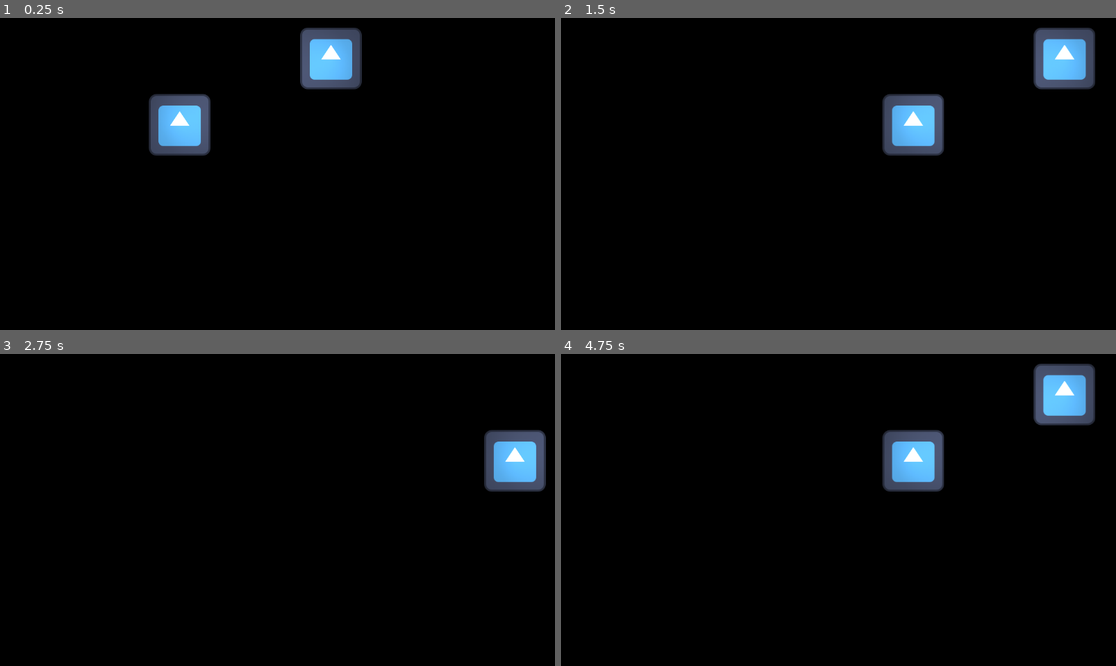
Above: before the commit, frames 1-4 (two rows, left to right).
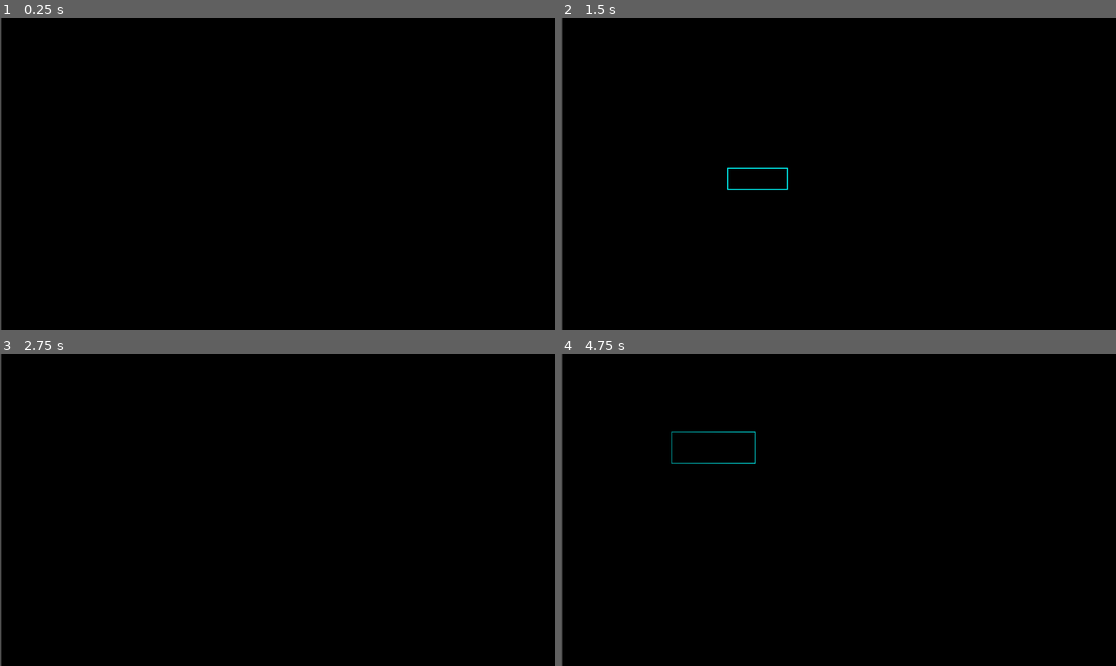
Above: after the commit, the same moments.

Repository: colmmurphyxyz/CS3305-2024-Team-2
Game: Godot game, scene res://game.tscn
The game is run twice, just before and just after one commit, with the same random seed, the same clock (stepped at 60 frames per second) and the same inputs. Before the commit the project starts from res://FogOfWar/scenes/game.tscn. The engine's default icon, where the game draws it, is replaced by a stand-in: a white triangle on a blue panel in a dark square.
Inputs (mouse positions are in pixels of both pictures, inside the frame that each line leads up to):
- Up to frame 1 (0.25 s): no input
- Up to frame 2 (1.5 s): tap Enter at 0.5 s; move the mouse to (960, 158) at 0.52 s; hold D (right) 0.53-1.25 s; click (960, 158) at 0.67 s; drag from (727, 189) to (905, 124) at 1.27 s
- Up to frame 3 (2.75 s): move the mouse to (333, 441) at 2.02 s; hold D (right) from 2.03 s (still down); click (333, 441) at 2.17 s
- Up to frame 4 (4.75 s): release D (right) at 2.75 s; drag from (810, 572) to (672, 463) at 2.77 s; move the mouse to (1005, 556) at 3.52 s; hold A (left) 3.53-4.25 s; click (1005, 556) at 3.67 s; drag from (672, 463) to (755, 432) at 4.27 s

The runs differ from the first frame. In frame 1, 4.6% of the frame differs, in the area x 0-66%, y 0-100%; in frame 2, 4.7%; in frame 3, 2.4%; in frame 4, 4.8%, in the area x 0-97%, y 0-100%.

Commit message:
Add main game scene and using sub systems
This should clear up how to use scenes a little bit, I write the logic in one scene and bring it into the main scene and let it work.

I also adjusted file names and cleaned up no longer needed demos

Diff:
--- /dev/null
+++ b/FogOfWar/scenes/FogSystem.tscn
@@ -0,0 +1,18 @@
+[gd_scene load_steps=4 format=3 uid="uid://jopvmc1r5vq1"]
+
+[ext_resource type="Script" path="res://FogOfWar/scripts/fog_of_war.gd" id="1_0jfh1"]
+[ext_resource type="Texture2D" uid="uid://cy80ae1mjb3f3" path="res://Assets/Light.png" id="4_h7eus"]
+
+[sub_resource type="CanvasItemMaterial" id="CanvasItemMaterial_hd4fs"]
+blend_mode = 3
+
+[node name="FogOfWar" type="Node2D"]
+script = ExtResource("1_0jfh1")
+
+[node name="fog" type="Sprite2D" parent="."]
+material = SubResource("CanvasItemMaterial_hd4fs")
+texture = ExtResource("4_h7eus")
+centered = false
+
+[node name="CanvasModulate" type="CanvasModulate" parent="."]
+color = Color(0.341176, 0.341176, 0.341176, 1)
--- a/FogOfWar/scenes/game.tscn
+++ /dev/null
@@ -1,47 +0,0 @@
-[gd_scene load_steps=6 format=3 uid="uid://jopvmc1r5vq1"]
-
-[ext_resource type="Script" path="res://FogOfWar/scripts/game.gd" id="1_0jfh1"]
-[ext_resource type="PackedScene" uid="uid://bnfq0vicquvnj" path="res://FogOfWar/scenes/player.tscn" id="2_cftim"]
-[ext_resource type="Texture2D" uid="uid://cy80ae1mjb3f3" path="res://Assets/Light.png" id="4_h7eus"]
-
-[sub_resource type="GDScript" id="GDScript_vteno"]
-script/source = "extends Node2D
-@export var width:int
-@export var height:int
-
-# Called when the node enters the scene tree for the first time.
-func _ready():
-	pass
-
-# Called every frame. 'delta' is the elapsed time since the previous frame.
-func _process(delta):
-	pass
-"
-
-[sub_resource type="CanvasItemMaterial" id="CanvasItemMaterial_hd4fs"]
-blend_mode = 3
-
-[node name="game" type="Node2D"]
-script = SubResource("GDScript_vteno")
-
-[node name="FogOfWar" type="Node2D" parent="." node_paths=PackedStringArray("fog", "Player")]
-script = ExtResource("1_0jfh1")
-fog = NodePath("../fog")
-LightTexture = ExtResource("4_h7eus")
-Player = NodePath("../Player")
-
-[node name="fog" type="Sprite2D" parent="."]
-material = SubResource("CanvasItemMaterial_hd4fs")
-texture = ExtResource("4_h7eus")
-centered = false
-
-[node name="CanvasModulate" type="CanvasModulate" parent="."]
-color = Color(0.341176, 0.341176, 0.341176, 1)
-
-[node name="Player" parent="." instance=ExtResource("2_cftim")]
-position = Vector2(373, 222)
-detectionRadiusSize = 3
-
-[node name="Player2" parent="." instance=ExtResource("2_cftim")]
-position = Vector2(687, 84)
-detectionRadiusSize = 3
--- a/FogOfWar/scenes/player.tscn
+++ /dev/null
@@ -1,28 +0,0 @@
-[gd_scene load_steps=6 format=3 uid="uid://bnfq0vicquvnj"]
-
-[ext_resource type="Script" path="res://FogOfWar/scripts/player.gd" id="1_8eq3d"]
-[ext_resource type="Texture2D" uid="uid://c1ebte16oy5lt" path="res://Assets/icon.svg" id="1_inl1d"]
-[ext_resource type="Texture2D" uid="uid://cun0gn6xpgacw" path="res://Assets/pointLightTexture.webp" id="3_xtcc5"]
-
-[sub_resource type="RectangleShape2D" id="RectangleShape2D_fv5du"]
-size = Vector2(113, 117)
-
-[sub_resource type="CircleShape2D" id="CircleShape2D_uy6hp"]
-
-[node name="CharacterBody2D" type="CharacterBody2D"]
-script = ExtResource("1_8eq3d")
-
-[node name="Sprite2D" type="Sprite2D" parent="."]
-texture = ExtResource("1_inl1d")
-
-[node name="CollisionShape2D" type="CollisionShape2D" parent="."]
-position = Vector2(0.5, -0.5)
-shape = SubResource("RectangleShape2D_fv5du")
-
-[node name="DetectionRadius" type="Area2D" parent="."]
-
-[node name="CollisionShape2D" type="CollisionShape2D" parent="DetectionRadius"]
-shape = SubResource("CircleShape2D_uy6hp")
-
-[node name="Light" type="PointLight2D" parent="."]
-texture = ExtResource("3_xtcc5")
--- a/FogOfWar/scripts/fog.gd
+++ /dev/null
@@ -1,11 +0,0 @@
-extends Sprite2D
-
-
-# Called when the node enters the scene tree for the first time.
-func _ready():
-	self_modulate.a=0.5
-
-
-# Called every frame. 'delta' is the elapsed time since the previous frame.
-func _process(delta):
-	self_modulate.a=0.5
--- a/FogOfWar/scripts/game.gd
+++ b/FogOfWar/scripts/fog_of_war.gd
@@ -1,9 +1,10 @@
 extends Node2D
 @onready var fogWidth =  get_tree().get_root().get_size().x*2
 @onready var fogHeight =  get_tree().get_root().get_size().y*2
+@onready var fog: Sprite2D = get_node("fog")
 # exports for editor
-@export var fog: Sprite2D
-@export var LightTexture: CompressedTexture2D
+
+@export var LightTexture: CompressedTexture2D = load("res://Assets/Light.png")
 @export var lightWidth = 300
 @export var lightHeight = 300
 @export var Player: CharacterBody2D
@@ -30,11 +31,6 @@
 	fogTexture = ImageTexture.create_from_image(fogImage)
 	fog.texture = fogTexture
 
-  # get Rect2 from our Image to use it with .blend_rect() later
-
-  # update fog once or player will be under fog until you start move
-	update_fog(Player.position)
-
 
 # update our fog
 func update_fog(pos):
@@ -48,11 +44,10 @@
 # if debounce is not ready.
 func _process(delta):
 	for unit in get_tree().get_nodes_in_group("Units"):
-		var light_radius = unit.detectionRadiusSize*180
+		var light_radius = unit.visible_radius_size*180
 		lightImage.resize(light_radius, light_radius)
 		light_offset = Vector2(light_radius/2, light_radius/2)
 		light_rect = Rect2(Vector2.ZERO, lightImage.get_size())
-		print(unit.detectionRadiusSize,unit.name)
 		update_fog(unit.position)
 
 ### If you want to stick to mouse
--- a/FogOfWar/scripts/player.gd
+++ /dev/null
@@ -1,22 +0,0 @@
-extends CharacterBody2D
-
-@export var speed = 500
-@export var acceleration = 0.4
-@export var detectionRadiusSize = 5
-
-@onready var light: PointLight2D = $Light
-@onready var detectionRadius: Area2D = $DetectionRadius
-
-func _ready():
-	add_to_group("Units")
-	light.scale=Vector2(detectionRadiusSize,detectionRadiusSize)
-	detectionRadius.scale=Vector2(detectionRadiusSize,detectionRadiusSize)
-func get_input():
-	var vertical = Input.get_axis("up", "down")
-	var horizontal = Input.get_axis("left", "right")
-	return Vector2(horizontal, vertical)
-
-func _physics_process(_delta):
-	var direction = get_input()
-	velocity = velocity.lerp(direction.normalized() * speed, acceleration)
-	move_and_slide()
--- a/Selection/scenes/SelectionDemo.tscn
+++ /dev/null
@@ -1,23 +0,0 @@
-[gd_scene load_steps=4 format=3 uid="uid://bf1kmuuj5cuuc"]
-
-[ext_resource type="Script" path="res://Selection/scripts/SelectionDemo.gd" id="1_yjdct"]
-[ext_resource type="PackedScene" uid="uid://d1ewf686c7o4s" path="res://Selection/scenes/Unit.tscn" id="2_k1co6"]
-[ext_resource type="Script" path="res://Selection/scripts/SelectDraw.gd" id="3_l63b4"]
-
-[node name="SelectionDemo" type="Node2D"]
-script = ExtResource("1_yjdct")
-
-[node name="SelectDraw" type="Node2D" parent="."]
-script = ExtResource("3_l63b4")
-
-[node name="CharacterBody2D" parent="." instance=ExtResource("2_k1co6")]
-position = Vector2(372, 192)
-
-[node name="CharacterBody2D2" parent="." instance=ExtResource("2_k1co6")]
-position = Vector2(974, 159)
-
-[node name="CharacterBody2D3" parent="." instance=ExtResource("2_k1co6")]
-position = Vector2(138, 622)
-
-[node name="CharacterBody2D4" parent="." instance=ExtResource("2_k1co6")]
-position = Vector2(934, 593)
--- /dev/null
+++ b/Selection/scenes/SelectionSystem.tscn
@@ -0,0 +1,10 @@
+[gd_scene load_steps=3 format=3 uid="uid://3ba2rxtkdekx"]
+
+[ext_resource type="Script" path="res://Selection/scripts/SelectionSystem.gd" id="1_fago0"]
+[ext_resource type="Script" path="res://Selection/scripts/DrawSelection.gd" id="2_tfoqn"]
+
+[node name="SelectionSystem" type="Node2D"]
+script = ExtResource("1_fago0")
+
+[node name="DrawSelection" type="Node2D" parent="."]
+script = ExtResource("2_tfoqn")
--- a/Selection/scenes/Unit.tscn
+++ /dev/null
@@ -1,20 +0,0 @@
-[gd_scene load_steps=5 format=3 uid="uid://d1ewf686c7o4s"]
-
-[ext_resource type="Script" path="res://Selection/scripts/CharacterBody2D.gd" id="1_w5li0"]
-[ext_resource type="Texture2D" uid="uid://cun0gn6xpgacw" path="res://Assets/pointLightTexture.webp" id="2_m0rvv"]
-[ext_resource type="Texture2D" uid="uid://c1ebte16oy5lt" path="res://Assets/icon.svg" id="4_eq7pt"]
-
-[sub_resource type="RectangleShape2D" id="RectangleShape2D_5c60u"]
-
-[node name="CharacterBody2D" type="CharacterBody2D"]
-script = ExtResource("1_w5li0")
-
-[node name="Selected" type="Sprite2D" parent="."]
-visible = false
-texture = ExtResource("2_m0rvv")
-
-[node name="Sprite" type="Sprite2D" parent="."]
-texture = ExtResource("4_eq7pt")
-
-[node name="CollisionShape2D" type="CollisionShape2D" parent="."]
-shape = SubResource("RectangleShape2D_5c60u")
--- a/Selection/scripts/CharacterBody2D.gd
+++ /dev/null
@@ -1,21 +0,0 @@
-extends Node
-
-var selected = false
-var target = Vector2.ZERO
-var velocity = Vector2.ZERO
-var speed = 60
-var target_max = 1
-
-func _ready():
-	pass
-
-func move_to(tar):
-	target=tar
-
-func select():
-	selected = true
-	$Selected.visible=true
-
-func deselect():
-	selected=false
-	$Selected.visible=false
--- a/Selection/scripts/SelectionDemo.gd
+++ b/Selection/scripts/SelectionSystem.gd
@@ -7,13 +7,13 @@
 var drag_start = Vector2.ZERO
 var select_rectangle = RectangleShape2D.new()
 
-@onready var select_draw = $SelectDraw
+@onready var select_draw = $DrawSelection
 
 func _unhandled_input(event):
 	if event is InputEventMouseButton and event.button_index == MOUSE_BUTTON_LEFT:
 		if event.pressed:
 			for unit in selected:
-				unit.collider.deselect()
+				unit.collider.get_parent().deselect()
 			selected = []
 			dragging = true
 			drag_start = event.position
@@ -28,7 +28,7 @@
 			query.transform = Transform2D(0, (drag_end + drag_start)/2)
 			selected = space.intersect_shape(query)
 			for unit in selected:
-				unit.collider.select()
+				unit.collider.get_parent().select()
 
 	if dragging:
 		if event is InputEventMouseMotion:
--- a/Selection/scripts/UnitSelection.gd
+++ /dev/null
@@ -1,22 +0,0 @@
-extends Node
-
-var selected = false
-var target = Vector2.ZERO
-var velocity = Vector2.ZERO
-var speed = 60
-var target_max = 1
-
-
-func _ready():
-	print("tets")
-
-func move_to(tar):
-	target=tar
-
-func select():
-	selected = true
-	$Selected.visible = true
-
-func deselect():
-	selected=false
-	$Selected.visible=false
--- /dev/null
+++ b/game.tscn
@@ -0,0 +1,16 @@
+[gd_scene load_steps=4 format=3 uid="uid://cylybcl5txpup"]
+
+[ext_resource type="PackedScene" uid="uid://b7voe0is0ydkr" path="res://unit.tscn" id="1_oehxh"]
+[ext_resource type="PackedScene" uid="uid://jopvmc1r5vq1" path="res://FogOfWar/scenes/FogSystem.tscn" id="2_v4nr2"]
+[ext_resource type="PackedScene" uid="uid://3ba2rxtkdekx" path="res://Selection/scenes/SelectionSystem.tscn" id="3_0hf7f"]
+
+[node name="Game" type="Node2D"]
+
+[node name="Unit" parent="." instance=ExtResource("1_oehxh")]
+position = Vector2(457, 306)
+
+[node name="FogSystem" parent="." instance=ExtResource("2_v4nr2")]
+position = Vector2(3, 0)
+
+[node name="SelectionSystem" parent="." instance=ExtResource("3_0hf7f")]
+position = Vector2(2.08165e-12, 2.08165e-12)
--- a/project.godot
+++ b/project.godot
@@ -11,7 +11,7 @@
 [application]
 
 config/name="RTS"
-run/main_scene="res://FogOfWar/scenes/game.tscn"
+run/main_scene="res://game.tscn"
 config/features=PackedStringArray("4.2", "Forward Plus")
 config/icon="res://Assets/icon.svg"
 
--- /dev/null
+++ b/unit.gd
@@ -0,0 +1,58 @@
+extends Node2D
+
+var team:String = ""
+var hp:int= 10
+var attack_damage:int = 2
+
+var speed=60
+var target = Vector2.ZERO
+var velocity = Vector2.ZERO
+var target_max=1
+
+
+var selected:bool = false
+var selected_texture_path:String
+var selection_sprite:Sprite2D
+
+#Light radius, fog dispersal radius and detection radius tied to same value
+var visible_radius_size:int = 5
+var light:PointLight2D
+var light_texture_path:String
+
+var detection_area:Area2D
+
+func _ready():
+	add_to_group("Units")
+
+	#Selection sprite setting up
+	selection_sprite = Sprite2D.new()
+	add_child(selection_sprite)
+	selection_sprite.z_index=RenderingServer.CANVAS_ITEM_Z_MIN+1
+	selected_texture_path = "res://Assets/pointLightTexture.webp"
+	selection_sprite.texture = load(selected_texture_path)
+	selection_sprite.visible=false
+
+	#Light setting
+	light = PointLight2D.new()
+	add_child(light)
+	light.scale=Vector2(visible_radius_size,visible_radius_size)
+	light.texture=load("res://Assets/pointLightTexture.webp")
+
+	#Detection Radius
+	detection_area = Area2D.new()
+	add_child(detection_area)
+	detection_area.scale=Vector2(visible_radius_size,visible_radius_size)
+
+func select():
+	selected = true
+	selection_sprite.visible=true
+
+func deselect():
+	selected=false
+	selection_sprite.visible=false
+
+
+
+# Called every frame. 'delta' is the elapsed time since the previous frame.
+func _process(delta):
+	position.x+=1
--- /dev/null
+++ b/unit.tscn
@@ -0,0 +1,17 @@
+[gd_scene load_steps=4 format=3 uid="uid://b7voe0is0ydkr"]
+
+[ext_resource type="Script" path="res://unit.gd" id="1_ybso1"]
+[ext_resource type="Texture2D" uid="uid://c1ebte16oy5lt" path="res://Assets/icon.svg" id="2_2uki0"]
+
+[sub_resource type="RectangleShape2D" id="RectangleShape2D_u5mmq"]
+
+[node name="Unit" type="Node2D"]
+script = ExtResource("1_ybso1")
+
+[node name="Sprite2D" type="Sprite2D" parent="."]
+texture = ExtResource("2_2uki0")
+
+[node name="CharacterBody2D" type="CharacterBody2D" parent="."]
+
+[node name="CollisionShape2D" type="CollisionShape2D" parent="CharacterBody2D"]
+shape = SubResource("RectangleShape2D_u5mmq")
Renamed: Selection/scripts/SelectDraw.gd -> Selection/scripts/DrawSelection.gd
